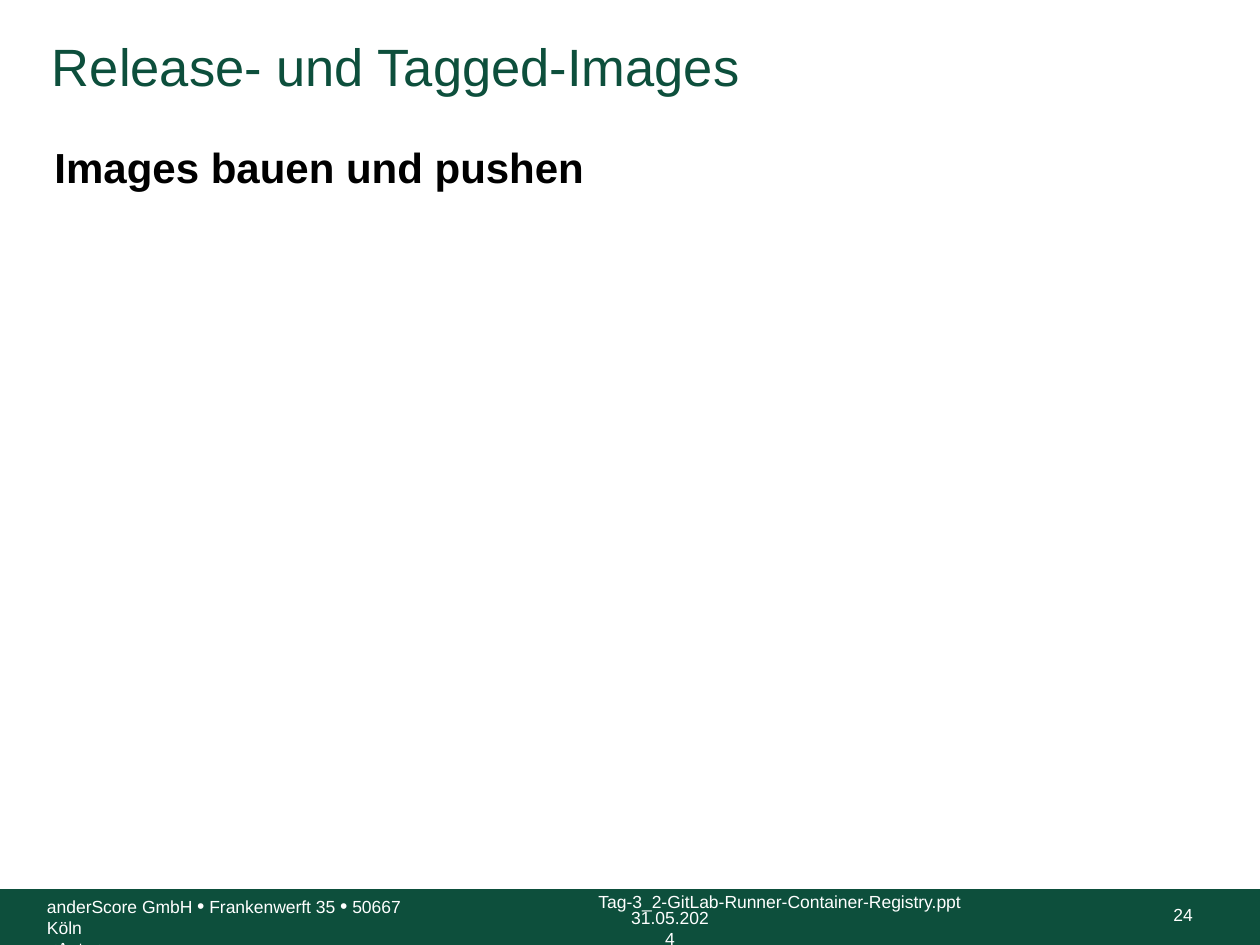
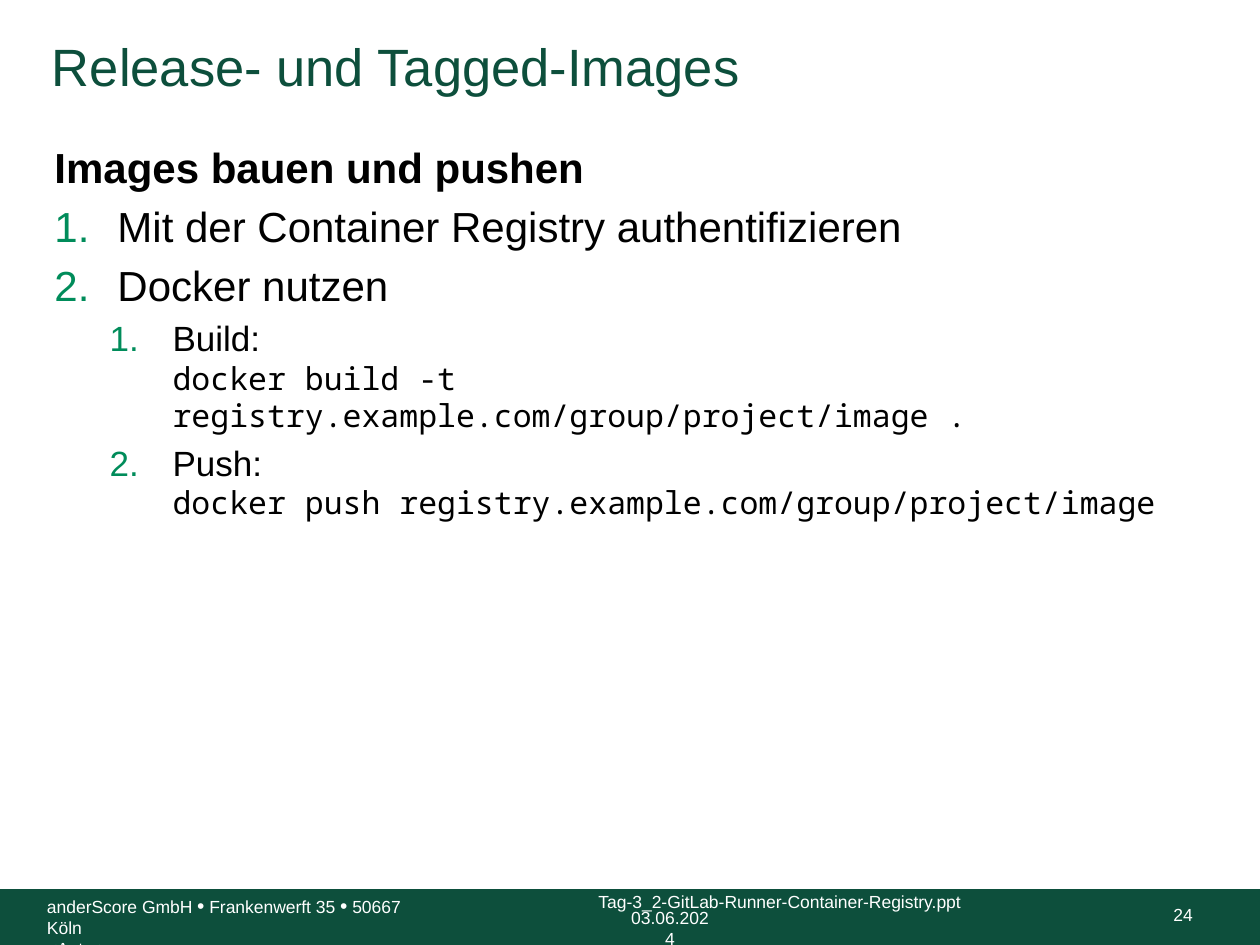
Before and after one commit to anderscore-gmbh/gitlab, a slide deck: slide 24 of slides/Tag-3_3-Release-und-Tagged-Images.pptx. Drawn at 1260x945 pixels with LibreOffice and Linux fonts; fonts in the diff are those of the drawing; background and template pictures are left out. Boxes give left, top, right and bottom in pixels: in the first picture for what was removed or moved away, otherwise in the second. Text is boxed around its words. In the diff, an @@ line names an element or a change of style, - is before the commit and + after.

Commit message:
Tag-3_3: Zwischenstand zur Verwendung von GitLab für Docker-Images

```diff
--- a/slides/Tag-3_3-Release-und-Tagged-Images.pptx
+++ b/slides/Tag-3_3-Release-und-Tagged-Images.pptx
@@ text at bbox=[117, 211, 1155, 522]: paragraphs added @@
+1. Mit der Container Registry authentifizieren
+2. Docker nutzen
+  1. Build:
+     docker build -t registry.example.com/group/project/image .
+  2. Push:
+     docker push registry.example.com/group/project/image
@@ text at bbox=[631, 911, 709, 924]: text changed @@
-31.05.2024
+03.06.2024
```
Also in this commit, not shown: 23 other slides changed, 7 slides added.
